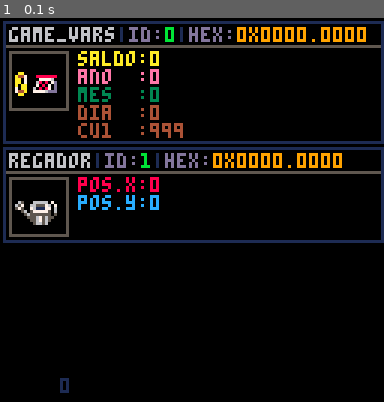
Above: before the commit, frame 1.
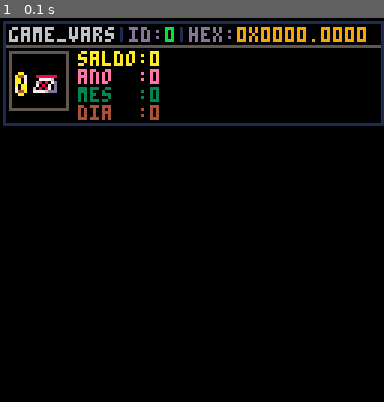
Above: after the commit, the same moment.

Repository: vinimesquitamoraes/Plantinhas
Game: PICO-8 cartridge plantinhas_save_visualiser.p8
Same seed, same stepped clock (60 frames per second), same inputs: the game is played once before the commit and once after it.
Inputs:
- Up to frame 1 (0.1 s): no input

The runs differ from the first frame. In frame 1, 7.8% of the frame differs, in the area x 0-100%, y 27-98%.

Commit message:
visualiser now functional

Diff:
--- a/plantinhas.p8
+++ b/plantinhas.p8
@@ -1909,8 +1909,8 @@
  dset(0,game_vars)
 
  --objetos funcionais padrao
- if(save_reg) save_obj(regador,1,true)
-	if(save_pa)  save_obj(pa     ,2,true)
+ save_obj(regador,1,true)
+	save_obj(pa     ,2,true)
  --salvar objetos
  local slot = 3
 
@@ -1979,15 +1979,17 @@
 	  novo_obj.qual_atl = ((save << 15) & 0x7) +1
 			ls_atl.atls[novo_obj.qual_atl].item = novo_obj
 	 end
-	end
+
+	end
+	slots+=1
  return novo_obj
 end
 
 function load_game()
 	--objetos padro
  --careggar regador e pa
- if(save_reg) regador =	load_obj(1) or criar_obj("item",16,ls_inv.coisas,nil,16,18,2)
- if(save_pa) pa      = load_obj(2) or criar_obj("item",17,ls_inv.coisas,nil,32,18,2)
+ regador =	load_obj(1) or criar_obj("item",16,ls_inv.coisas,nil,16,18,2)
+ pa      = load_obj(2) or criar_obj("item",17,ls_inv.coisas,nil,32,18,2)
 	--carregar demais itens
 	for i=3, 63 do
 		local loaded_obj = load_obj(i)
--- a/plantinhas_save_visualiser.p8
+++ b/plantinhas_save_visualiser.p8
@@ -8,16 +8,30 @@
  --inicia o mouse -----------------------------------------------------------------------------------------------------------------------------------------------------------------+
  poke(0x5f2d, 1)
 
+ loaded_id = 1
 
  cu1 = 0
+end
+
+function _update()
+	if btnp(⬅️) then
+		if(loaded_id-1 >0)	loaded_id-=1
+	end
+
+	if btnp(➡️) then
+			if(loaded_id+1 <64)	loaded_id+=1
+	end
+
 end
 
 function _draw()
  cls()
  local draw_y = 1
 	draw_y = show_data_component(0,1,draw_y,126)
- draw_y =	show_data_component(1,1,draw_y,126)
-	print(cu1,20,120)
+	if dget(loaded_id) != 0 then
+	 draw_y =	show_data_component(loaded_id,1,draw_y,126)
+	end
+
 end
 
 -->8
@@ -44,7 +58,7 @@
 
  if id == 0 then
   d.title = "game_vars"
-  d.sprite= 1
+  d.sprite= 166
 		d.spr_w = 2
 		d.spr_v = 2
 
@@ -53,16 +67,60 @@
 	 d:add_data((d.value << 11) & 0xf  ,	"\f3mes")
   d:add_data((d.value << 16) & 0x1f	,	"\f4dia")
 
-  d:add_data(999	,	"\f4cu1")
-
- elseif id == 1 then
- 	d.title = "regador"
-  d.sprite= 3
-		d.spr_w = 2
-		d.spr_v = 2
+ elseif range(id,1,63) then
+
+ 	d.title = "item"
+
+	 local tipo = (d.value <<   5) & 0x1f
+		if(tipo == 0)then
+			tipo = tipo.." inv slot"
+			d.sprite  = 2
+			d.spr_w   = 2
+			d.spr_v   = 2
+		end
+		if(tipo == 1)then
+			tipo = tipo.." fertilizer"
+			d.sprite  = 8
+			d.spr_w   = 2
+			d.spr_v   = 2
+		end
+		if(tipo == 2)tipo = tipo.." pesticide"
+		if(tipo == 3)tipo = tipo.." basket"
+
+		if(tipo == 4)tipo = tipo.." flowerpot_1"
+		if(tipo == 5)tipo = tipo.." flowerpot_2"
+		if(tipo == 6)tipo = tipo.." flowerpot_3"
+		if(tipo == 7)tipo = tipo.." flowerpot_4"
+
+		if(tipo == 8)tipo = tipo.." tomato"
+		if(tipo == 9)tipo = tipo.." bear_pawn"
+		if(tipo ==10)tipo = tipo.." pumpkin"
+		if(tipo ==11)tipo = tipo.." pegaxi"
+		if(tipo ==12)tipo = tipo.." sunflower"
+		if(tipo ==13)tipo = tipo.." sword"
+		if(tipo ==14)tipo = tipo.." rose"
+		if(tipo ==15)tipo = tipo.." dandelion"
+
+		if(tipo ==16)then
+			tipo = tipo.." watering_can"
+			d.sprite  = 204
+			d.spr_w   = 2
+			d.spr_v   = 2
+		end
+		if(tipo ==17)tipo = tipo.." shovel"
+
+		d:add_data(tipo,	"\f9tipo")
+
+ 	local onde =  (d.value >>> 14) & 0x03
+		if(onde == 1)onde = "\f3jardim"
+		if(onde == 2)onde = "\f4inventario"
+		if(onde == 3)onde = "\featalho"
+
+ 	if(onde != 0)	d:add_data( onde,	"\f4onde")
 
 		d:add_data((d.value >>> 7) & 0x7f,	"\f8pos.x")
 	 d:add_data((d.value >>> 0) & 0x7f,	"\fcpos.y")
+
  end
 
 
@@ -153,149 +211,270 @@
  return #longest
 end
 
-…(146 lines of a section not shown)…
+function range(val,⬅️,➡️)
+	if(val >= ⬅️ and val <= ➡️)return true
+end
+…(259 lines of a section not shown)…
+__gff__
+0000000000000000000000000000000000000000000000000000000000000000000000000000000000000000000000000000000000000000000000000000000000000000000000000000000000000000000000000000000000000000000000000000000000000000000000000000000000000000000000000000000000000000
+000000000000000000000000000000000000000000000000000000000000000000000000000000000000000000000000000000000000ffff000000000000000000000000000000000000000000000000000000000000000000000000000000000000000000000000000000000000000000000000000000000000000000000000
+
+
Not shown, changed: 240 lines of the sprite sheet (__gfx__) section of plantinhas_save_visualiser.p8
Not shown, changed: the thumbnail (__label__) section of plantinhas_save_visualiser.p8
